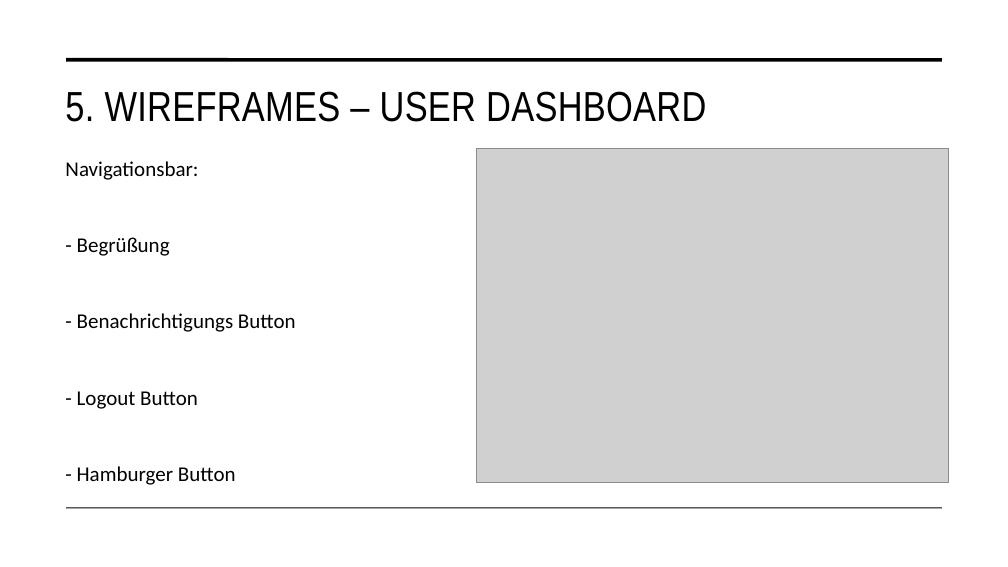
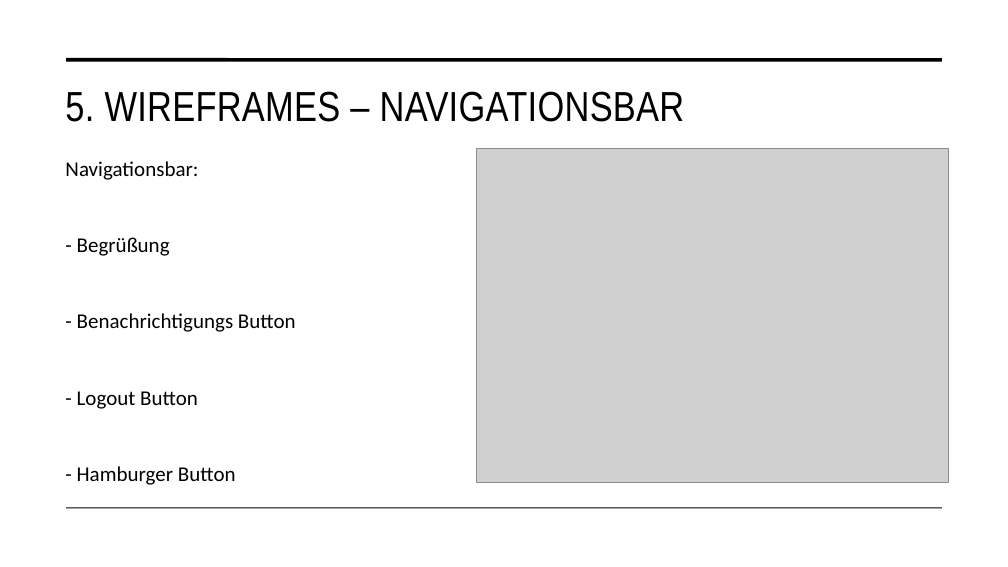
Before and after one commit to malu254/Eifrige-Otter-PM, a slide deck: slide 17 of Abgabe/Dokumentation/Präsentation.pptx. Drawn at 1008x567 pixels with LibreOffice and Linux fonts; fonts in the diff are those of the drawing; grey boxes stand for pictures. Boxes give left, top, right and bottom in pixels: in the first picture for what was removed or moved away, otherwise in the second. Text is boxed around its words. In the diff, an @@ line names an element or a change of style, - is before the commit and + after.

```diff
--- a/Abgabe/Dokumentation/Präsentation.pptx
+++ b/Abgabe/Dokumentation/Präsentation.pptx
@@ title at (65,91,685,122): text changed @@
-5. WIREFRAMES – USER DASHBOARD
+5. WIREFRAMES – NAVIGATIONSBAR
```
Also in this commit, not shown: 6 other slides changed.
